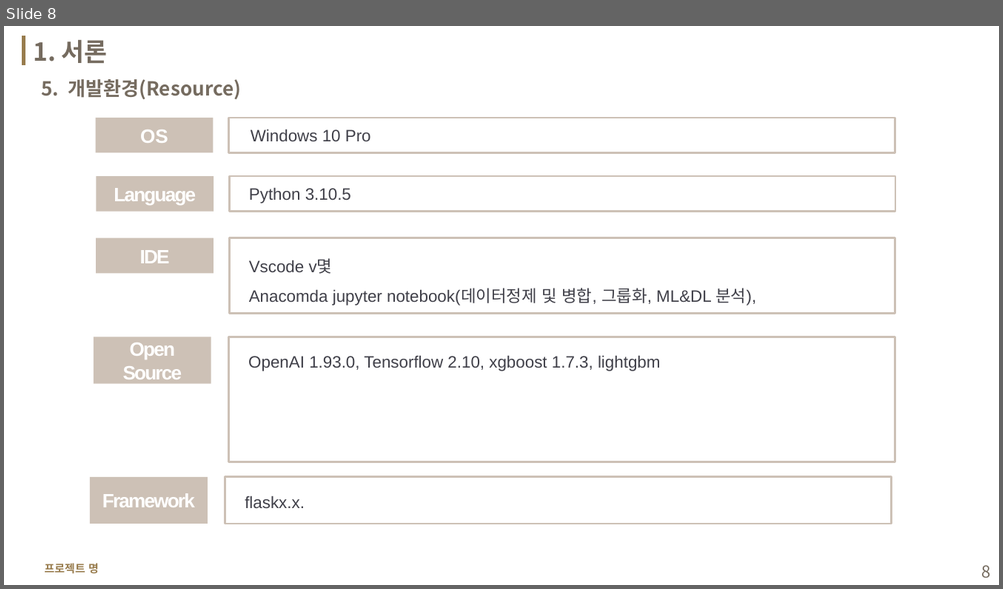
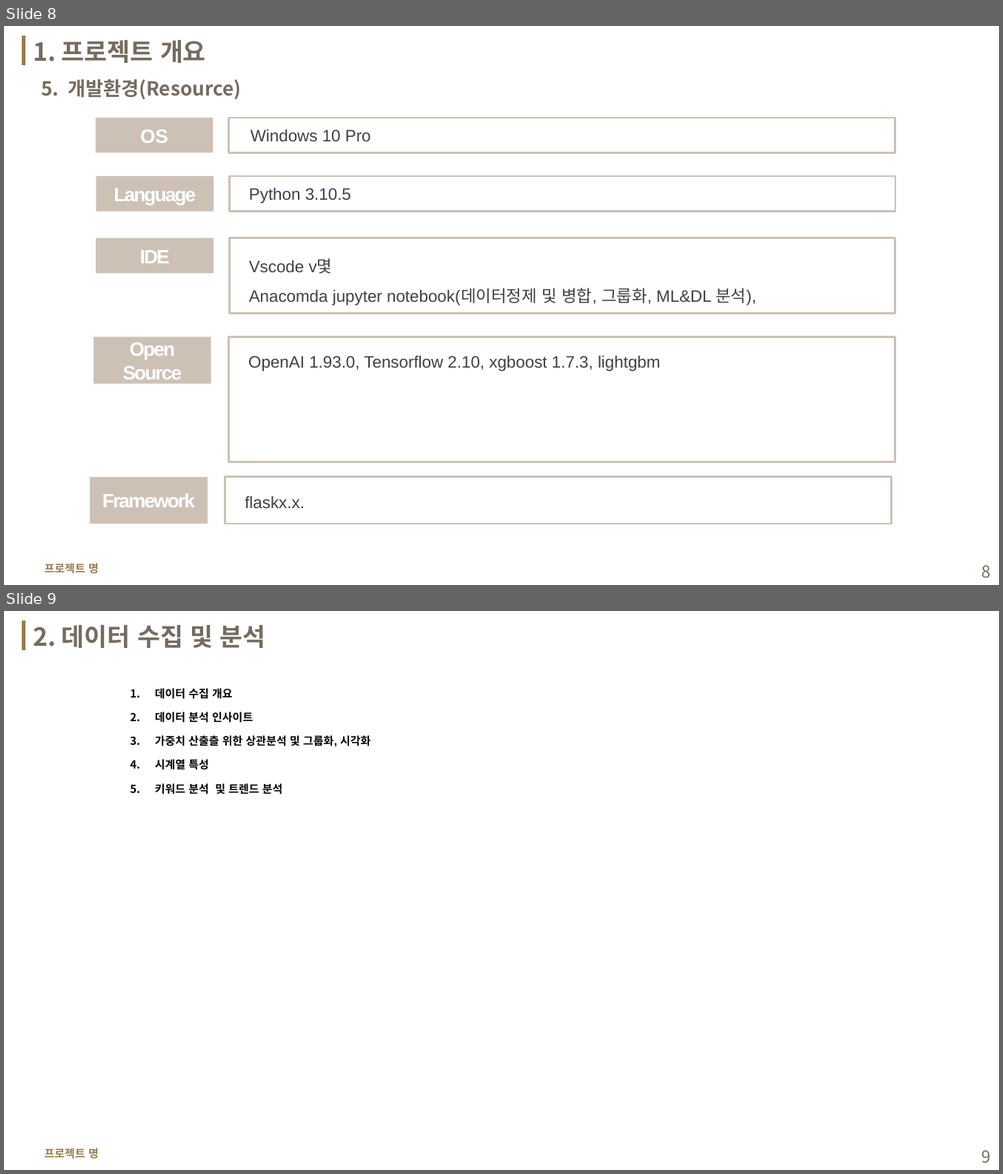
Before and after one commit to yisy0/1stProject, a slide deck: etc/1219_sample_v1.pptx. Shown one above the other, each under a label of ours: slide 8 before the commit, slides 8 and 9 after it. The pictures are 1003x589 and 1003x1174 pixels, drawn with LibreOffice and Linux fonts; fonts in the diff are those of the drawing; background and template pictures are left out. Boxes give left, top, right and bottom in pixels: in the first picture for what was removed or moved away, otherwise in the second. Text is boxed around its words. In the diff, an @@ line names an element or a change of style, - is before the commit and + after.

```diff
--- a/etc/1219_sample_v1.pptx
+++ b/etc/1219_sample_v1.pptx
@@ slide 9 added at (x1=4, y1=611, x2=999, y2=1170), background #FFFFFF; not listed: 2 template elements that a slide beside it also shows @@
@@ text added at (x1=34, y1=625, x2=266, y2=648), 18 pt, text #756B5F, bold @@
+2. 데이터 수집 및 분석
@@ text added at (x1=155, y1=688, x2=370, y2=795), 8 pt, text #000000, bold @@
+  1. 데이터 수집 개요
+  2. 데이터 분석 인사이트
+  3. 가중치 산출츨 위한 상관분석 및 그룹화, 시각화
+  4. 시계열 특성
+  5. 키워드 분석 및 트렌드 분석
@@ page number added at (x1=981, y1=1150, x2=990, y2=1163), 12 pt, text #756B5F @@
+9
@@ slide 8 changed as well @@
@@ text at (x1=34, y1=40, x2=206, y2=63): text changed @@
-1. 서론
+1. 프로젝트 개요
```
Also in this commit, not shown: 11 other slides changed, 2 other slides added, 1 slide removed, 25 other files.
